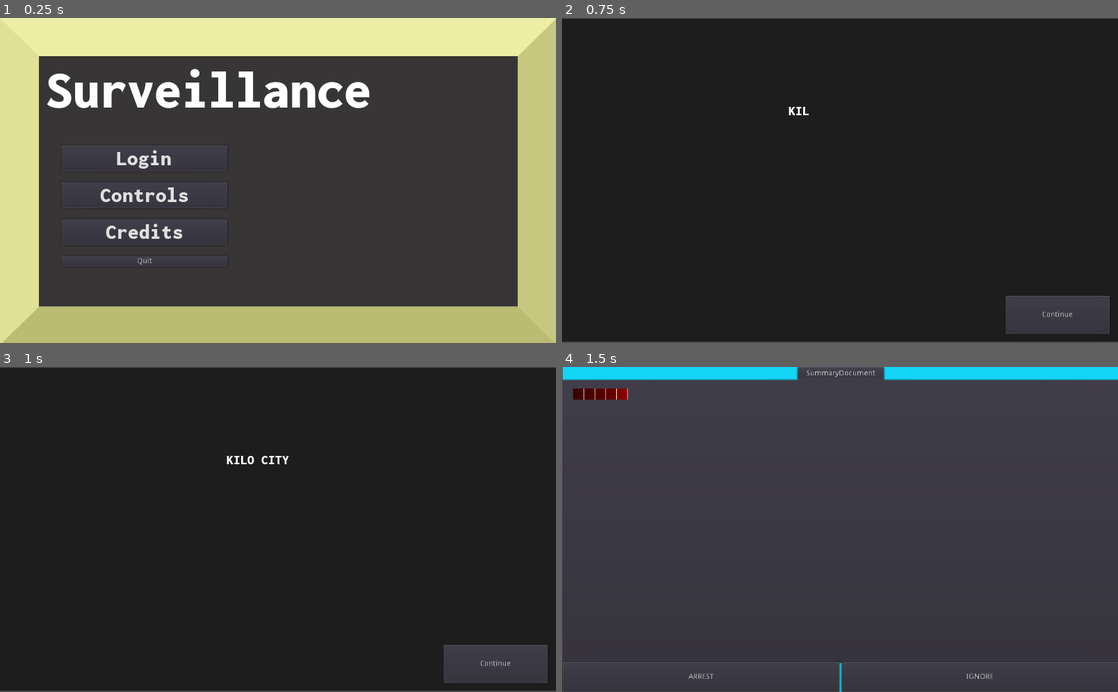
Above: before the commit, frames 1-4 (two rows, left to right).
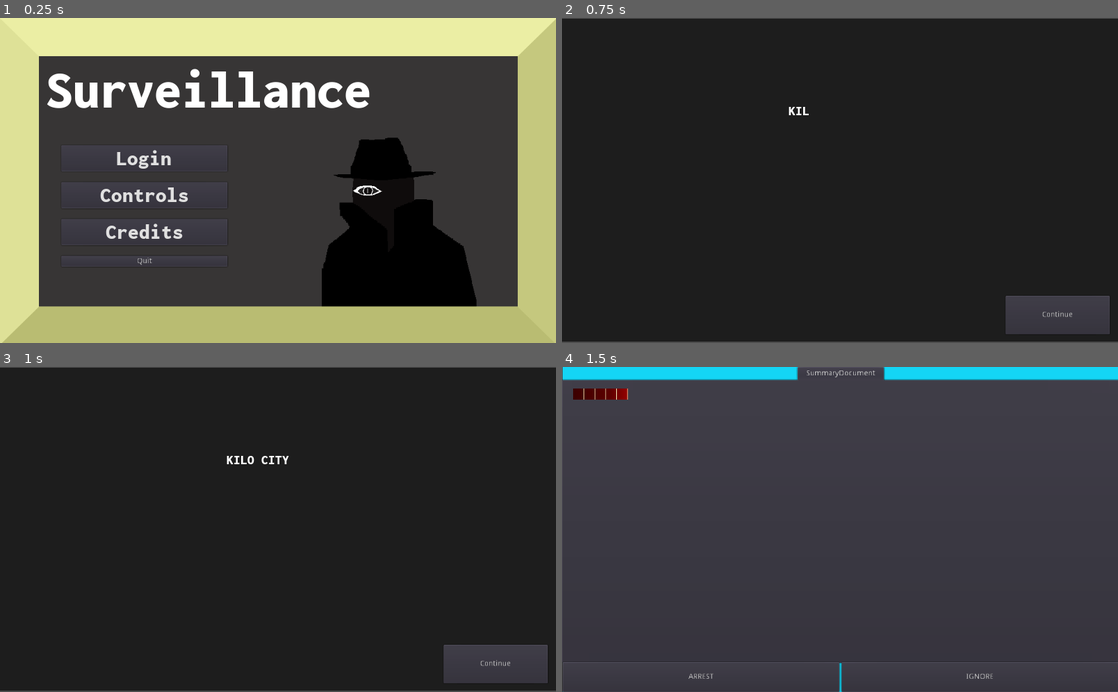
Above: after the commit, the same moments.

Repository: NicholasTung/surveillance
Game: Godot game, scene res://Scenes/MainMenu.tscn
Same seed, same stepped clock (60 frames per second), same inputs: the game is played once before the commit and once after it.
Inputs:
- Up to frame 1 (0.25 s): no input
- Up to frame 2 (0.75 s): click "Login" at 0.5 s
- Up to frame 3 (1 s): no input
- Up to frame 4 (1.5 s): click "Continue" at 1.25 s

The runs differ from the first frame. In frame 1, 9.3% of the frame differs, in the area x 57-86%, y 36-89%; in frame 2, nothing differs; in frame 3, nothing differs; in frame 4, nothing differs.

Commit message:
Added icon to main menu

Diff:
--- a/Scenes/MainMenu.tscn
+++ b/Scenes/MainMenu.tscn
@@ -1,7 +1,7 @@
 [gd_scene load_steps=10 format=2]
 
 [ext_resource path="res://Inconsolata-Black.ttf" type="DynamicFontData" id=1]
-[ext_resource path="res://png/Monitor.png" type="Texture" id=2]
+[ext_resource path="res://png/Monitor+icon.png" type="Texture" id=2]
 [ext_resource path="res://Scenes/MainMenu.gd" type="Script" id=3]
 [ext_resource path="res://Scenes/OpeningScene.tscn" type="PackedScene" id=4]
 
@@ -128,7 +128,7 @@
 
 [node name="Quit Game Button" type="Button" parent="HBoxContainer/MarginContainer4"]
 margin_right = 306.0
-margin_bottom = 49.0
+margin_bottom = 20.0
 text = "Quit"
 
 [connection signal="button_up" from="HBoxContainer/MarginContainer/Start Game Button" to="." method="_on_Start_Game_Button_button_up"]
Binary file added: png/Monitor+icon.png
Not shown, added: png/Monitor+icon.png.import
Binary file added: xcf/Monitor+icon.png
Not shown, added: xcf/Monitor+icon.png.import
Not shown, changed: xcf/Monitor.xcf
